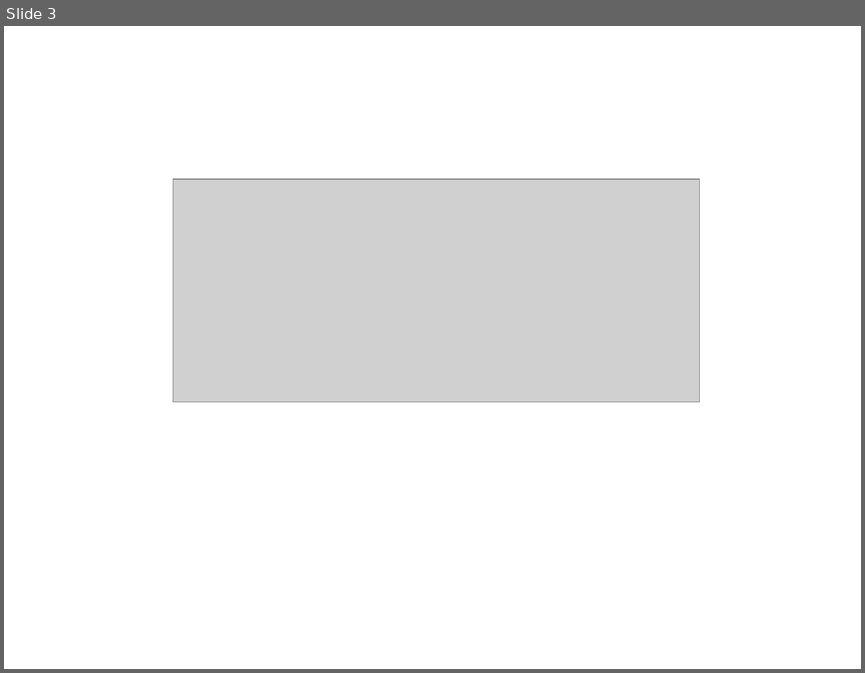
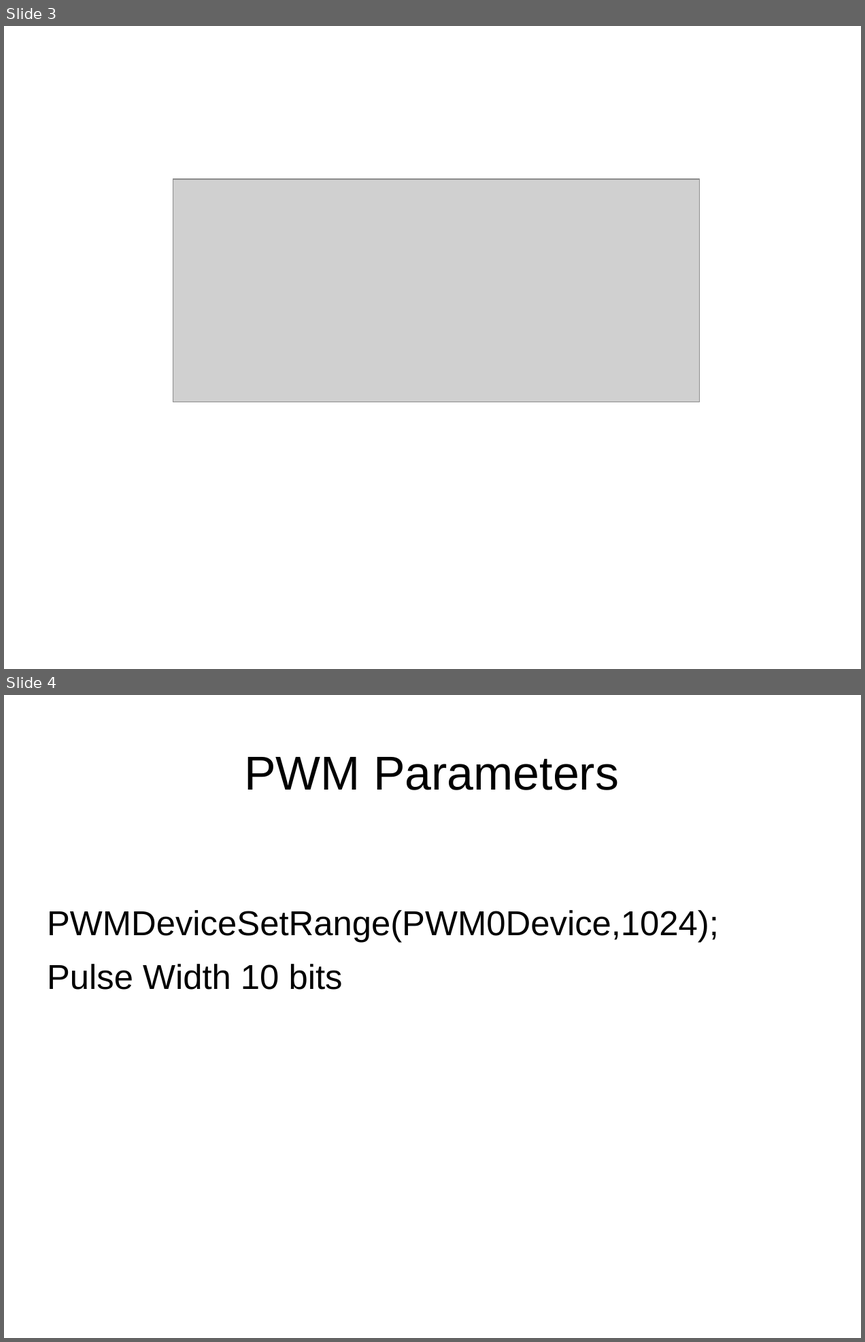
Before and after one commit to develone/EKIS, a slide deck: presentations/PWM & Bare Metal.ppt. Shown one above the other, each under a label of ours: slide 3 before the commit, slides 3 and 4 after it. The pictures are 865x673 and 865x1342 pixels, drawn with LibreOffice and Linux fonts; fonts in the diff are those of the drawing; grey boxes stand for pictures. Boxes give left, top, right and bottom in pixels: in the first picture for what was removed or moved away, otherwise in the second. Text is boxed around its words. In the diff, an @@ line names an element or a change of style, - is before the commit and + after.

```diff
--- a/presentations/PWM & Bare Metal.ppt
+++ b/presentations/PWM & Bare Metal.ppt
@@ slide 4 added at box(4, 695, 861, 1338), background #FFFFFF @@
@@ title added at box(244, 757, 619, 790), 44 pt, text #000000 @@
+PWM Parameters
@@ text added at box(47, 910, 719, 989), 32 pt, text #000000 @@
+PWMDeviceSetRange(PWM0Device,1024);
+Pulse Width 10 bits
```
Also in this commit, not shown: 4 other slides added, 1 slide removed.
